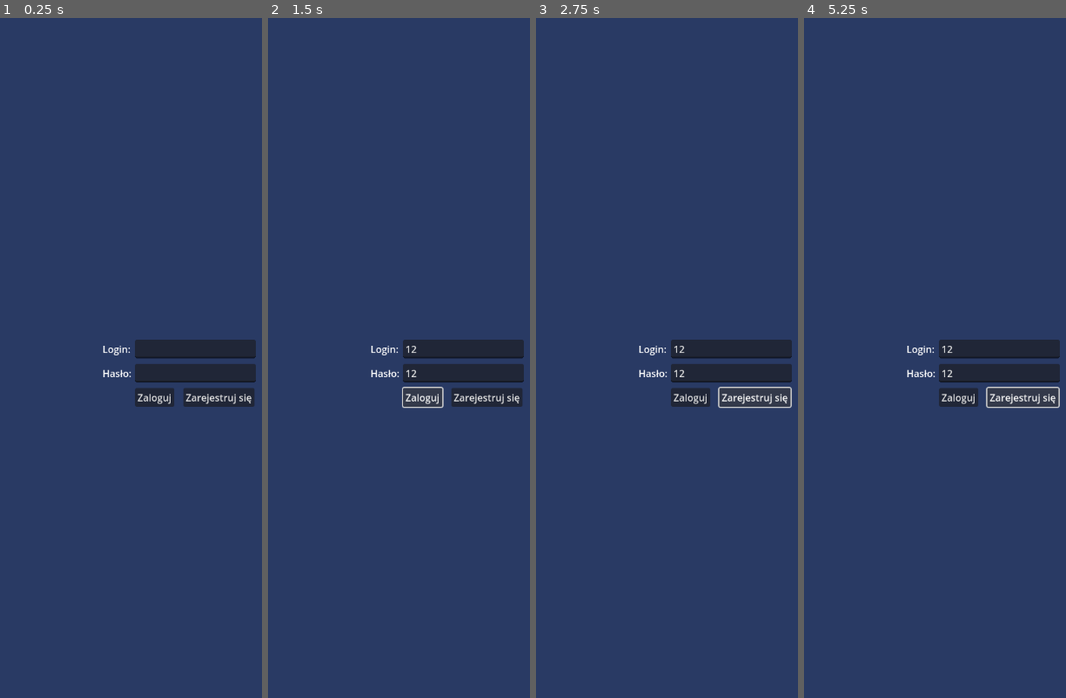
Above: before the commit, frames 1-4 (left to right).
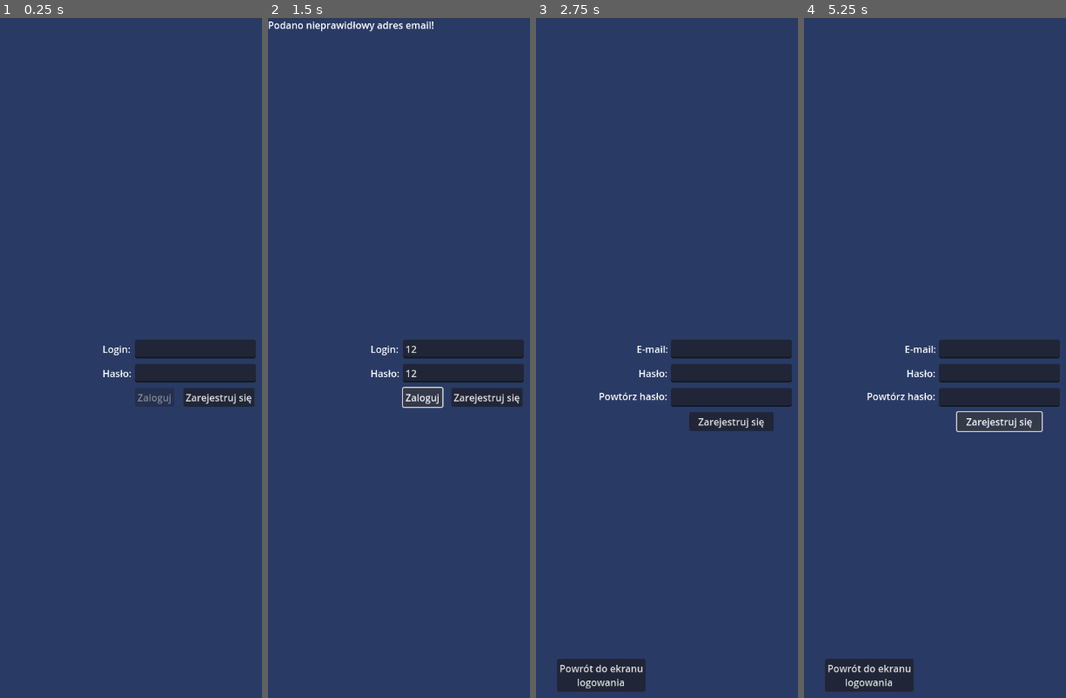
Above: after the commit, the same moments.

Repository: MateuszChoda/MediaLamus
Game: Godot game, scene res://Base/login_screen.tscn
Two runs of this game, one before a commit and one after it. Both use one fixed random seed, a clock stepped at 60 frames per second and the inputs below.
Inputs (mouse positions are in pixels of both pictures, inside the frame that each line leads up to):
- Up to frame 1 (0.25 s): no input
- Up to frame 2 (1.5 s): click (464, 351) at 0.52 s; type "12" at 0.6 s; click (464, 371) at 0.75 s; type "12" at 0.83 s; click "Zaloguj" at 1.25 s
- Up to frame 3 (2.75 s): click "Zarejestruj się" at 2 s
- Up to frame 4 (5.25 s): click "Zarejestruj się" at 2.75 s; click (869, 677) at 3.5 s, where only the run after the commit has a clickable "Powrót do ekranu logowania"; click (958, 398) at 4.25 s, where only the run before the commit has a clickable "Zaloguj"; click "Zarejestruj się" at 5 s

The runs differ from the first frame. In frame 1, less than 0.1% of the frame differs, in the area x 52-66%, y 55-57%; in frame 2, 0.4%; in frame 3, 3.4%; in frame 4, 3.5%, in the area x 7-98%, y 48-100%.

Commit message:
main_screen_progress

Diff:
--- a/Base/Register_screen.tscn
+++ b/Base/Register_screen.tscn
@@ -1,16 +1,12 @@
-[gd_scene load_steps=2 format=3 uid="uid://dilvtyd1sl5qt"]
+[gd_scene format=3 uid="uid://cqtyb802ooenn"]
 
-[ext_resource type="Script" uid="uid://dpd3cgsx6h8b0" path="res://Scripts/register_screen.gd" id="1_rh3ov"]
-
-
-[node name="RegisterScreen" type="Control"]
+[node name="Control" type="Control"]
 layout_mode = 3
 anchors_preset = 15
 anchor_right = 1.0
 anchor_bottom = 1.0
 grow_horizontal = 2
 grow_vertical = 2
-script = ExtResource("1_rh3ov")
 
 [node name="ColorRect" type="ColorRect" parent="."]
 layout_mode = 1
@@ -102,7 +98,7 @@
 anchor_top = 0.5
 anchor_right = 0.5
 anchor_bottom = 0.5
-offset_left = -220.0
+offset_left = -219.99
 offset_top = 38.0
 offset_right = -105.99
 offset_bottom = 61.0
@@ -139,15 +135,3 @@
 grow_vertical = 0
 text = "Powrót do ekranu
 logowania"
-
-[node name="Warning" type="Label" parent="ColorRect"]
-layout_mode = 0
-offset_right = 40.0
-offset_bottom = 23.0
-
-[connection signal="text_changed" from="ColorRect/Login" to="." method="_on_login_text_changed"]
-[connection signal="text_submitted" from="ColorRect/Login" to="." method="_on_login_text_submitted"]
-[connection signal="text_changed" from="ColorRect/Haslo" to="." method="_on_haslo_text_changed"]
-[connection signal="text_submitted" from="ColorRect/Haslo" to="." method="_on_haslo_text_submitted"]
-[connection signal="text_changed" from="ColorRect/Haslo2" to="." method="_on_haslo_2_text_changed"]
-[connection signal="text_submitted" from="ColorRect/Haslo2" to="." method="_on_haslo_2_text_submitted"]
--- a/Base/login_screen.tscn
+++ b/Base/login_screen.tscn
@@ -1,4 +1,6 @@
-[gd_scene format=3 uid="uid://b2md5qoi0oyxh"]
+[gd_scene load_steps=2 format=3 uid="uid://b2md5qoi0oyxh"]
+
+[ext_resource type="Script" uid="uid://basnav6i7lhxj" path="res://Scripts/login_screen.gd" id="1_85wjt"]
 
 [node name="LoginScreen" type="Control"]
 layout_mode = 3
@@ -7,6 +9,7 @@
 anchor_bottom = 1.0
 grow_horizontal = 2
 grow_vertical = 2
+script = ExtResource("1_85wjt")
 
 [node name="Background" type="ColorRect" parent="."]
 layout_mode = 1
@@ -91,7 +94,7 @@
 grow_vertical = 2
 text = "Zaloguj"
 
-[node name="Button" type="Button" parent="Background"]
+[node name="Register" type="Button" parent="Background"]
 layout_mode = 1
 anchors_preset = 8
 anchor_left = 0.5
@@ -105,3 +108,20 @@
 grow_horizontal = 2
 grow_vertical = 2
 text = "Zarejestruj się"
+
+[node name="Warning" type="Label" parent="Background"]
+layout_mode = 0
+offset_right = 40.0
+offset_bottom = 23.0
+
+[node name="Timer" type="Timer" parent="."]
+wait_time = 300.0
+one_shot = true
+
+[connection signal="text_changed" from="Background/Login" to="." method="_on_login_text_changed"]
+[connection signal="text_submitted" from="Background/Login" to="." method="_on_login_text_submitted"]
+[connection signal="text_changed" from="Background/Haslo" to="." method="_on_haslo_text_changed"]
+[connection signal="text_submitted" from="Background/Haslo" to="." method="_on_haslo_text_submitted"]
+[connection signal="pressed" from="Background/SignIn" to="." method="_on_sign_in_pressed"]
+[connection signal="pressed" from="Background/Register" to="." method="_on_register_pressed"]
+[connection signal="timeout" from="Timer" to="." method="_on_timer_timeout"]
--- a/Base/main_screen.tscn
+++ b/Base/main_screen.tscn
@@ -1,4 +1,8 @@
-[gd_scene format=3 uid="uid://ttpyju4bjgoo"]
+[gd_scene load_steps=4 format=3 uid="uid://bu5euaxyuuohy"]
+
+[ext_resource type="Texture2D" uid="uid://7ctyucrbyybl" path="res://img/filter-icon.jpg" id="1_o13rx"]
+[ext_resource type="Texture2D" uid="uid://dhka1r7vq5yn3" path="res://img/cart.png" id="2_i7cyh"]
+[ext_resource type="Texture2D" uid="uid://4kh527c6v3js" path="res://img/home-icon.png" id="2_w2f1l"]
 
 [node name="Control" type="Control"]
 layout_mode = 3
@@ -27,14 +31,182 @@
 text = "Witaj
 "
 
-[node name="LineEdit" type="LineEdit" parent="ColorRect"]
+[node name="Searchbar" type="LineEdit" parent="ColorRect"]
 layout_mode = 1
 offset_left = 30.0
-offset_top = 105.0
-offset_right = 530.0
-offset_bottom = 145.0
-
-[node name="TextureButton" type="TextureButton" parent="ColorRect"]
-layout_mode = 0
-offset_right = 40.0
-offset_bottom = 40.0
+offset_top = 120.0
+offset_right = 545.0
+offset_bottom = 170.0
+
+[node name="Filters_btn" type="TextureButton" parent="ColorRect"]
+layout_mode = 1
+anchors_preset = 1
+anchor_left = 1.0
+anchor_right = 1.0
+offset_left = -76.0
+offset_top = 119.0
+offset_right = 424.0
+offset_bottom = 619.0
+grow_horizontal = 0
+scale = Vector2(0.1, 0.1)
+texture_normal = ExtResource("1_o13rx")
+
+[node name="Button" type="Button" parent="ColorRect"]
+layout_mode = 1
+anchors_preset = 8
+anchor_left = 0.5
+anchor_top = 0.5
+anchor_right = 0.5
+anchor_bottom = 0.5
+offset_left = -293.0
+offset_top = -326.0
+offset_right = 293.0
+offset_bottom = -226.0
+grow_horizontal = 2
+grow_vertical = 2
+text = "AGD"
+
+[node name="Button2" type="Button" parent="ColorRect"]
+layout_mode = 1
+anchors_preset = 8
+anchor_left = 0.5
+anchor_top = 0.5
+anchor_right = 0.5
+anchor_bottom = 0.5
+offset_left = -293.0
+offset_top = -206.0
+offset_right = 293.0
+offset_bottom = -106.0
+grow_horizontal = 2
+grow_vertical = 2
+text = "RTV
+
+"
+
+[node name="Button3" type="Button" parent="ColorRect"]
+layout_mode = 1
+anchors_preset = 8
+anchor_left = 0.5
+anchor_top = 0.5
+anchor_right = 0.5
+anchor_bottom = 0.5
+offset_left = -293.0
+offset_top = -86.0
+offset_right = 293.0
+offset_bottom = 14.0
+grow_horizontal = 2
+grow_vertical = 2
+text = "KOMPUTERY OSOBISTE
+"
+
+[node name="Button4" type="Button" parent="ColorRect"]
+layout_mode = 1
+anchors_preset = 8
+anchor_left = 0.5
+anchor_top = 0.5
+anchor_right = 0.5
+anchor_bottom = 0.5
+offset_left = -293.0
+offset_top = 34.0
+offset_right = 293.0
+offset_bottom = 134.0
+grow_horizontal = 2
+grow_vertical = 2
+text = "SMARTFONY
+"
+
+[node name="Button5" type="Button" parent="ColorRect"]
+layout_mode = 1
+anchors_preset = 8
+anchor_left = 0.5
+anchor_top = 0.5
+anchor_right = 0.5
+anchor_bottom = 0.5
+offset_left = -293.0
+offset_top = 154.0
+offset_right = 293.0
+offset_bottom = 254.0
+grow_horizontal = 2
+grow_vertical = 2
+text = "AUDIO
+"
+
+[node name="Button6" type="Button" parent="ColorRect"]
+layout_mode = 1
+anchors_preset = 8
+anchor_left = 0.5
+anchor_top = 0.5
+anchor_right = 0.5
+anchor_bottom = 0.5
+offset_left = -293.0
+offset_top = 274.0
+offset_right = 293.0
+offset_bottom = 374.0
+grow_horizontal = 2
+grow_vertical = 2
+text = "GAMING
+
+"
+
+[node name="ColorRect" type="ColorRect" parent="ColorRect"]
+layout_mode = 1
+anchors_preset = 8
+anchor_left = 0.5
+anchor_top = 0.5
+anchor_right = 0.5
+anchor_bottom = 0.5
+offset_left = -324.0
+offset_top = 424.0
+offset_right = 324.0
+offset_bottom = 574.0
+grow_horizontal = 2
+grow_vertical = 2
+color = Color(0.314033, 0.414383, 0.657094, 1)
+
+[node name="Cart_btn3" type="TextureButton" parent="ColorRect"]
+layout_mode = 1
+anchors_preset = 8
+anchor_left = 0.5
+anchor_top = 0.5
+anchor_right = 0.5
+anchor_bottom = 0.5
+offset_left = 211.0
+offset_top = 482.0
+offset_right = 723.0
+offset_bottom = 994.0
+grow_horizontal = 2
+grow_vertical = 2
+scale = Vector2(0.09, 0.09)
+texture_normal = ExtResource("2_w2f1l")
+
+[node name="Cart_btn2" type="TextureButton" parent="ColorRect"]
+layout_mode = 1
+anchors_preset = 8
+anchor_left = 0.5
+anchor_top = 0.5
+anchor_right = 0.5
+anchor_bottom = 0.5
+offset_left = -259.0
+offset_top = 481.0
+offset_right = 253.0
+offset_bottom = 993.0
+grow_horizontal = 2
+grow_vertical = 2
+scale = Vector2(0.09, 0.09)
+texture_normal = ExtResource("2_w2f1l")
+
+[node name="Cart_btn" type="TextureButton" parent="ColorRect"]
+layout_mode = 1
+anchors_preset = 8
+anchor_left = 0.5
+anchor_top = 0.5
+anchor_right = 0.5
+anchor_bottom = 0.5
+offset_left = -24.0
+offset_top = 475.0
+offset_right = 488.0
+offset_bottom = 987.0
+grow_horizontal = 2
+grow_vertical = 2
+scale = Vector2(0.1, 0.1)
+texture_normal = ExtResource("2_i7cyh")
--- a/project.godot
+++ b/project.godot
@@ -15,6 +15,10 @@
 config/features=PackedStringArray("4.4", "Mobile")
 config/icon="res://icon.svg"
 
+[autoload]
+
+Global="*res://Scripts/global.gd"
+
 [display]
 
 window/size/viewport_width=648
Binary file added: img/cart-icon.jpg
Not shown, added: img/cart-icon.jpg.import
Binary file added: img/cart.png
Not shown, added: img/cart.png.import
Binary file added: img/filter-icon.jpg
Not shown, added: img/filter-icon.jpg.import
Binary file added: img/home-icon.png
Not shown, added: img/home-icon.png.import
Binary file added: img/profile-icon.png
Not shown, added: img/profile-icon.png.import
